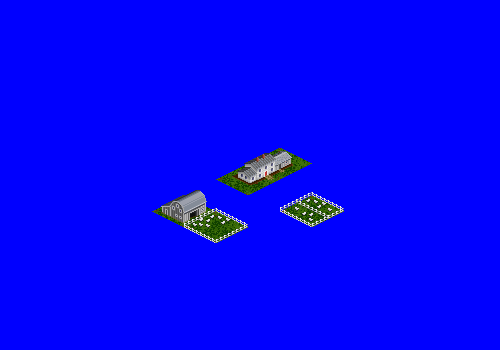
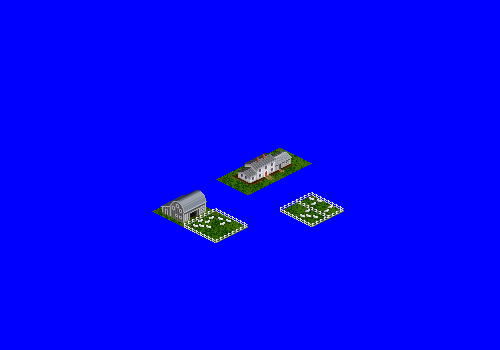
Comparing the layer stacks of the two 500 x 350 images. Changes:
renamed "sheep copy" to "New Sheep - planetmaker", painted on it over (192, 215, 231, 229)
renamed "sheep" to "New Sheep - Andersl", painted on it over (294, 197, 334, 222)
